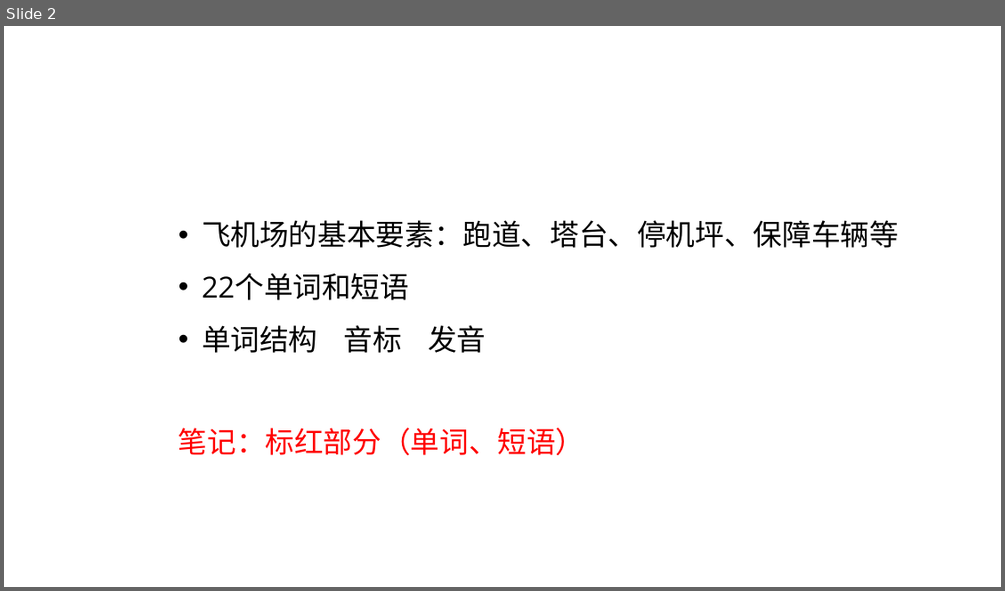
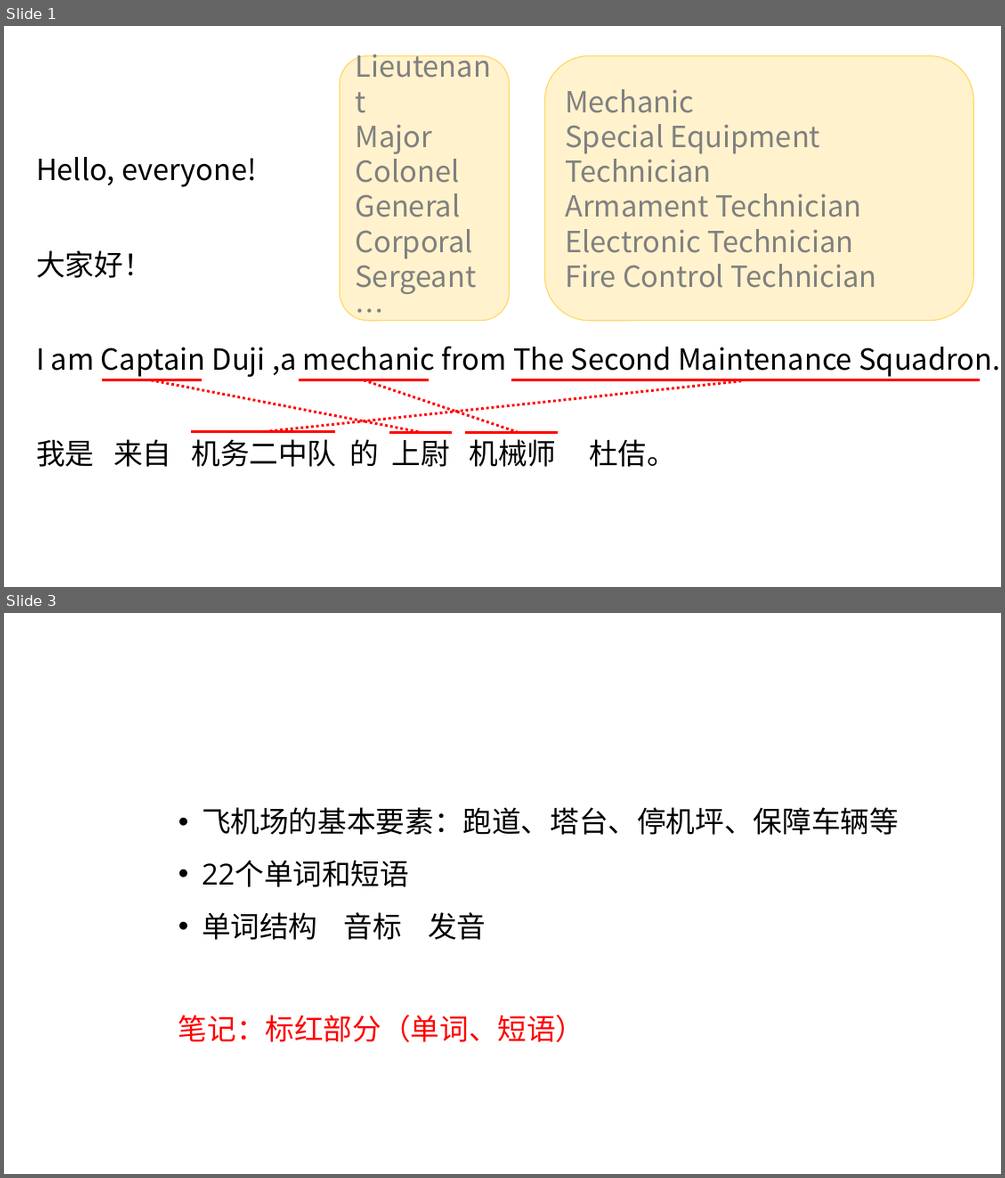
Before and after one commit to dlovegrace/english-teaching, a slide deck: airport sign.pptx. Shown one above the other, each under a label of ours: slide 2 before the commit, slides 1 and 3 after it; the slides between them are not shown. The pictures are 1005x591 and 1005x1178 pixels, drawn with LibreOffice and Linux fonts; fonts in the diff are those of the drawing. Boxes give left, top, right and bottom in pixels: in the first picture for what was removed or moved away, otherwise in the second. Text is boxed around its words. In the diff, an @@ line names an element or a change of style, - is before the commit and + after.

```diff
--- a/airport sign.pptx
+++ b/airport sign.pptx
@@ slide 1 added at (4, 26, 1001, 587), background #FFFFFF @@
@@ rounded rectangle added at (340, 56, 510, 321), fill #FFF2CC, outline #FFD966 1 pt, 28 pt, text #808080 @@
+Lieutenant
+Major
+Colonel
+General
+Corporal
+Sergeant
+…
@@ rounded rectangle added at (544, 56, 973, 321), fill #FFF2CC, outline #FFD966 1 pt, 28 pt, text #808080 @@
+Mechanic
+Special Equipment Technician
+Armament Technician
+Electronic Technician
+Fire Control Technician
@@ text added at (36, 157, 257, 187), 28 pt, text #000000 @@
+Hello, everyone!
@@ text added at (36, 250, 153, 278), 28 pt, text #000000 @@
+大家好！
@@ text added at (36, 346, 1000, 377), 28 pt, text #000000 @@
+I am Captain Duji ,a mechanic from The Second Maintenance Squadron.
@@ line added from (102, 380) to (202, 380), #FF0000 2.5 pt @@
@@ line added from (152, 380) to (421, 432), #FF0000 2.5 pt dashed @@
@@ line added from (741, 381) to (264, 432), #FF0000 2.5 pt dashed @@
@@ line added from (299, 380) to (429, 380), #FF0000 2.5 pt @@
@@ line added from (364, 380) to (518, 432), #FF0000 2.5 pt dashed @@
@@ line added from (512, 380) to (979, 380), #FF0000 2.5 pt @@
@@ text added at (36, 439, 676, 467), 28 pt, text #000000 @@
+我是 来自 机务二中队 的 上尉 机械师 杜佶。
@@ line added from (192, 432) to (335, 432), #FF0000 2.5 pt @@
@@ line added from (390, 432) to (451, 432), #FF0000 2.5 pt @@
@@ line added from (465, 432) to (558, 432), #FF0000 2.5 pt @@
@@ what was slide 2 is now slide 3 @@
```
Also in this commit, not shown: 3 slides changed, 2 other slides added.
